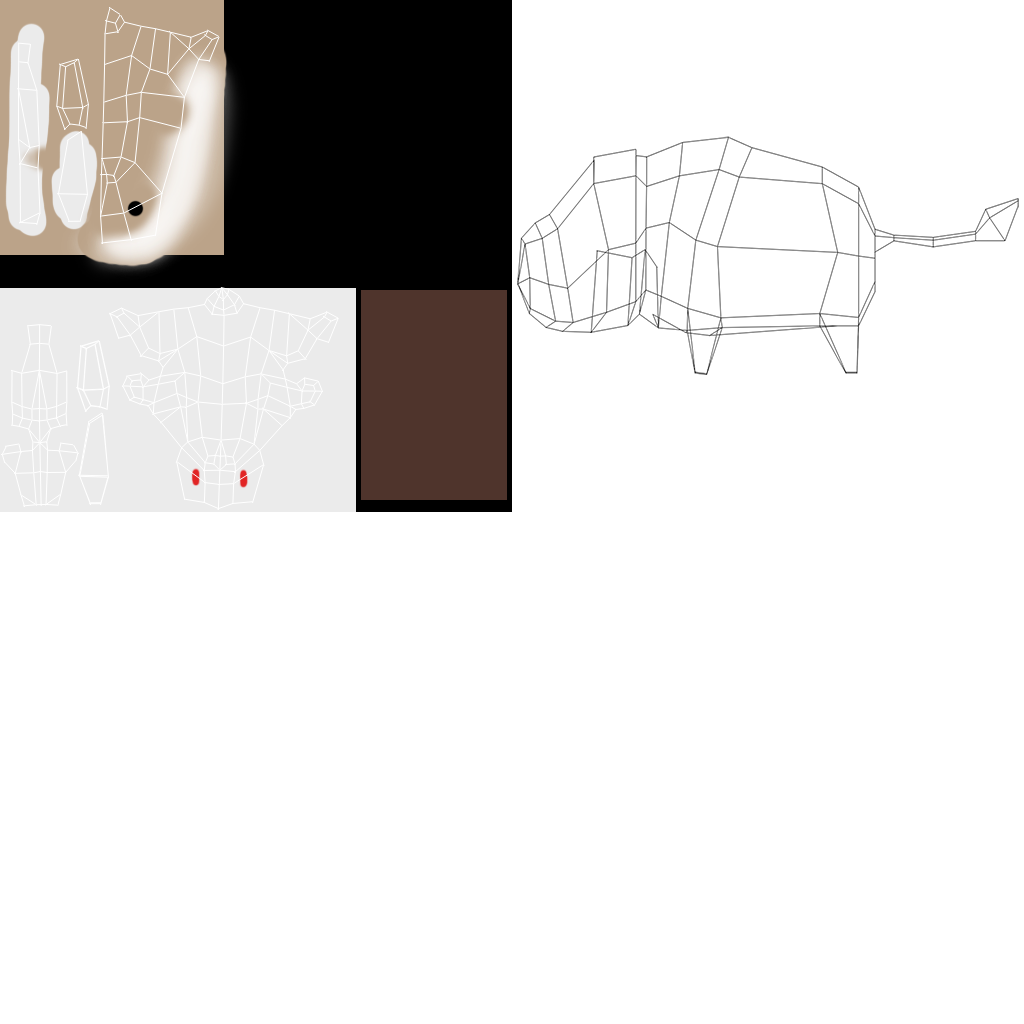
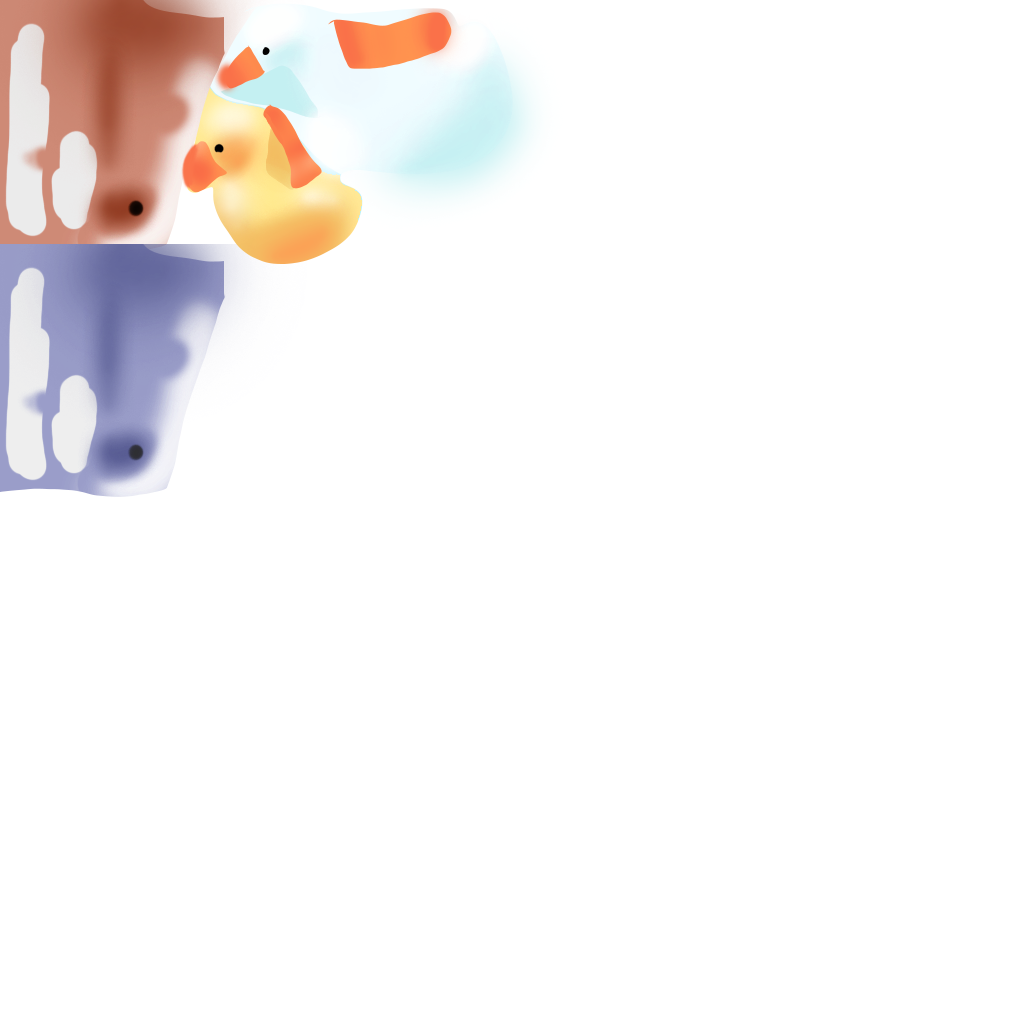
Layered file, before and after one edit (w=1024, h=1024). Changes by layer:
removed layer "UV Bunny" over 1, 7, 339, 510
removed layer "UV_Cow" over 517, 136, 1019, 375
added group "TEX_Duck+baby" with 3 layers above "TEX_Cow" over 181, 0, 573, 264
added layer "Calque 4" in group "TEX_Duck+baby" over 214, 47, 270, 153
added layer "Calque 3" in group "TEX_Duck+baby" over 182, 0, 471, 193
added layer "Calque 2" in group "TEX_Duck+baby" over 181, 0, 573, 264
added group "TEX_SNOWBunny" with 1 layers above "TEX_Bunny" over 0, 244, 307, 498
added layer "Bunny copie" in group "TEX_SNOWBunny" over 0, 244, 307, 498
removed layer "stands" from group "TEX_Bunny" over 361, 290, 507, 500
renamed "food_bunny" to "Bunny", painted on it over 0, 0, 307, 283
removed layer "enemy_bunny" from group "TEX_Bunny" over 0, 288, 356, 512
removed layer "Calque 1" (2nd of 2, in "TEX_Bunny") from group "TEX_Bunny" over 0, 0, 512, 512
